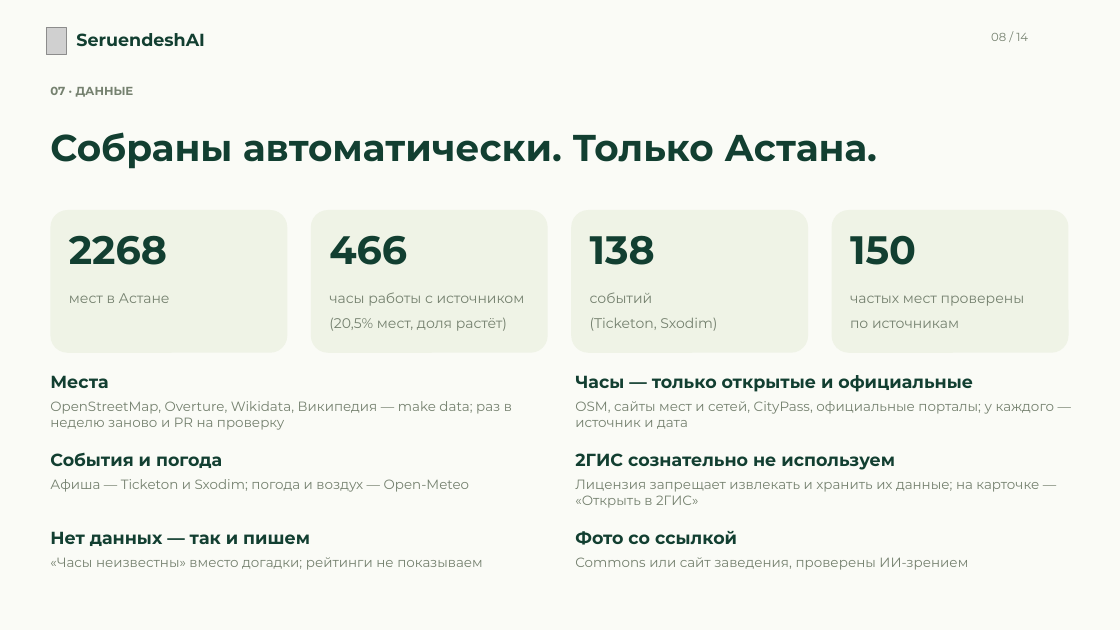
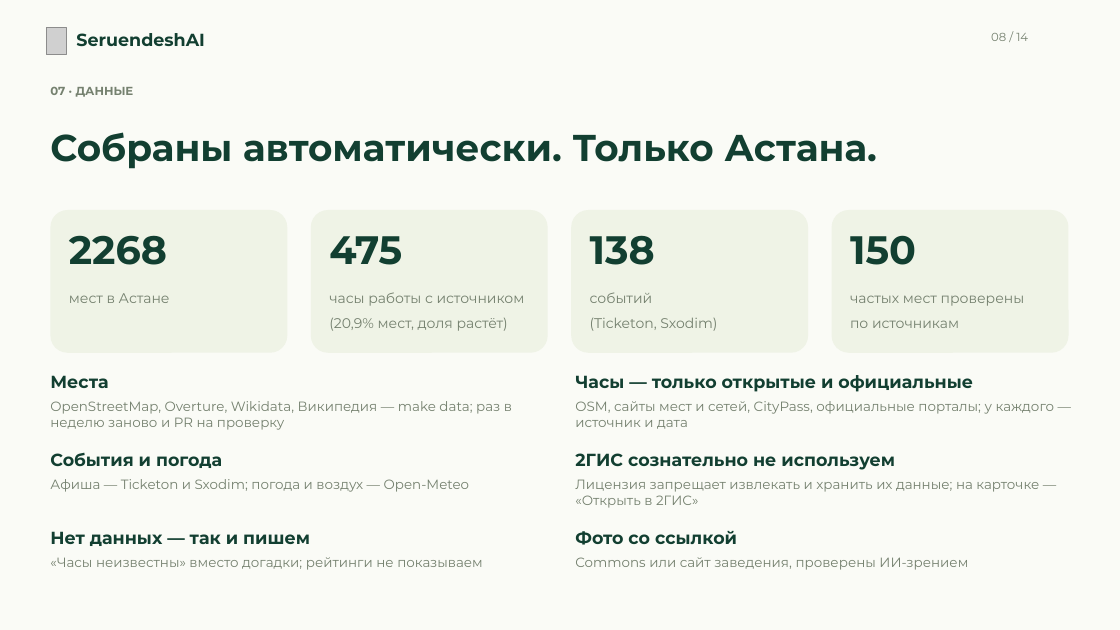
Before and after one commit to Abegerov4/SeruendeshAI, a slide deck: slide 8 of docs/presentation/SeruendeshAI-presentation.pptx. Drawn at 1120x630 pixels with LibreOffice and Linux fonts; fonts in the diff are those of the drawing; grey boxes stand for pictures. Boxes give left, top, right and bottom in pixels: in the first picture for what was removed or moved away, otherwise in the second. Text is boxed around its words. In the diff, an @@ line names an element or a change of style, - is before the commit and + after.

```diff
--- a/docs/presentation/SeruendeshAI-presentation.pptx
+++ b/docs/presentation/SeruendeshAI-presentation.pptx
@@ text at [329,236,402,265]: text changed @@
-466
+475
@@ text at [329,318,508,331]: text changed @@
-(20,5% мест, доля растёт)
+(20,9% мест, доля растёт)
```
Also in this commit, not shown: 1 other slide changed, 14 other files.
